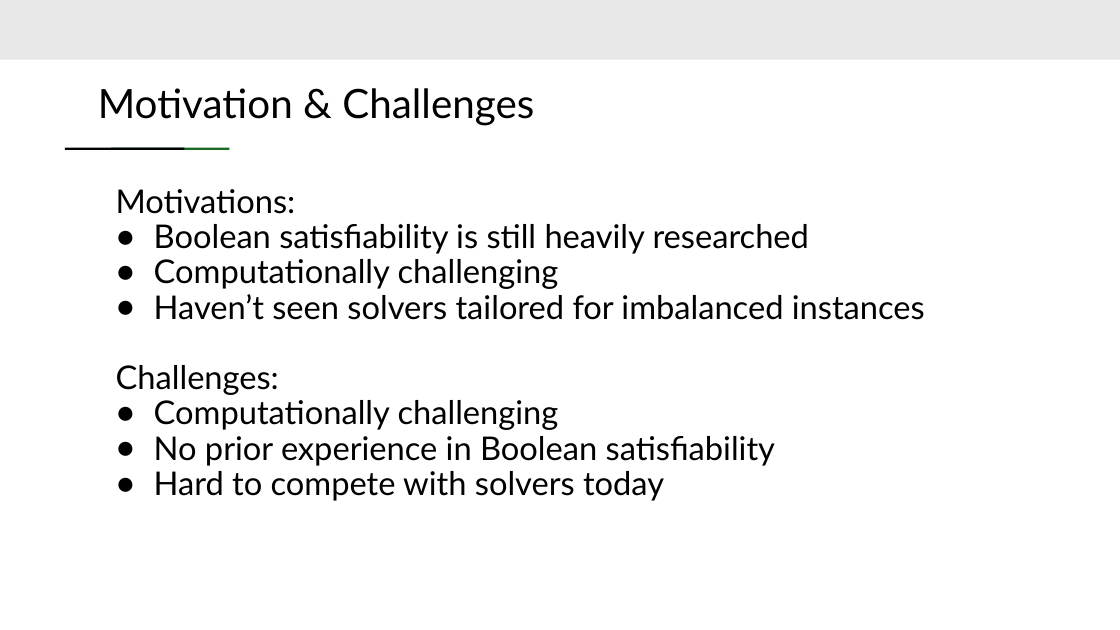
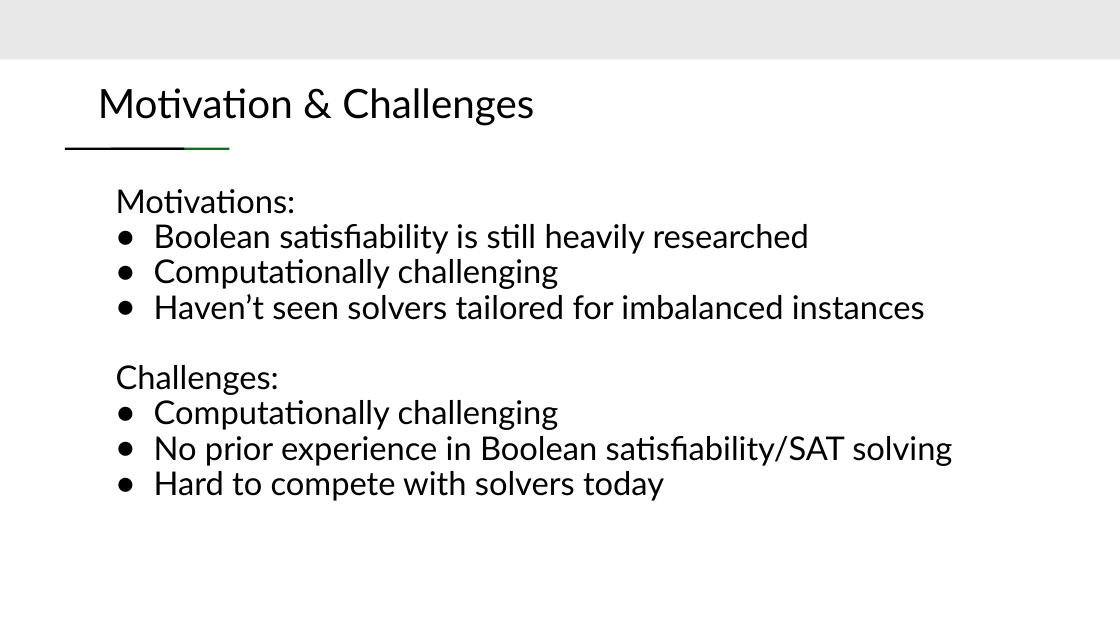
Before and after one commit to Lkaasan/SAT_Solver, a slide deck: slide 3 of Final Presentation.pptx. Drawn at 1120x630 pixels with LibreOffice and Linux fonts; fonts in the diff are those of the drawing. Boxes give left, top, right and bottom in pixels: in the first picture for what was removed or moved away, otherwise in the second. Text is boxed around its words. In the diff, an @@ line names an element or a change of style, - is before the commit and + after.

```diff
--- a/Final Presentation.pptx
+++ b/Final Presentation.pptx
@@ text at [154,436,952,466]: text changed @@
-● No prior experience in Boolean satisfiability
+● No prior experience in Boolean satisfiability/SAT solving
```
Also in this commit, not shown: 3 other slides changed.
